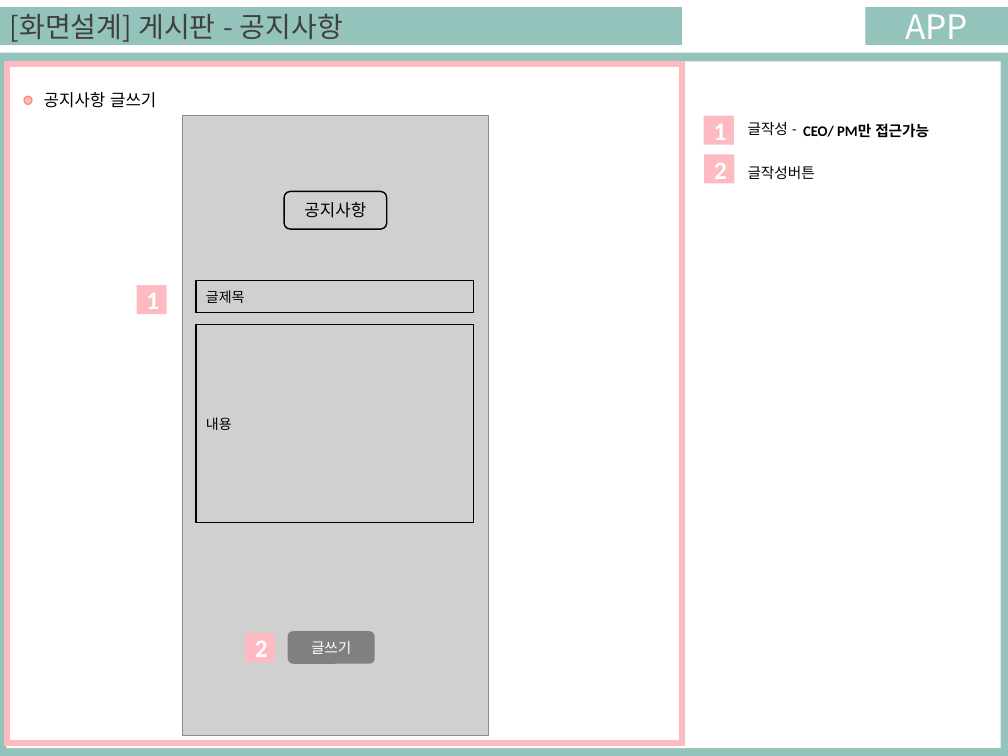
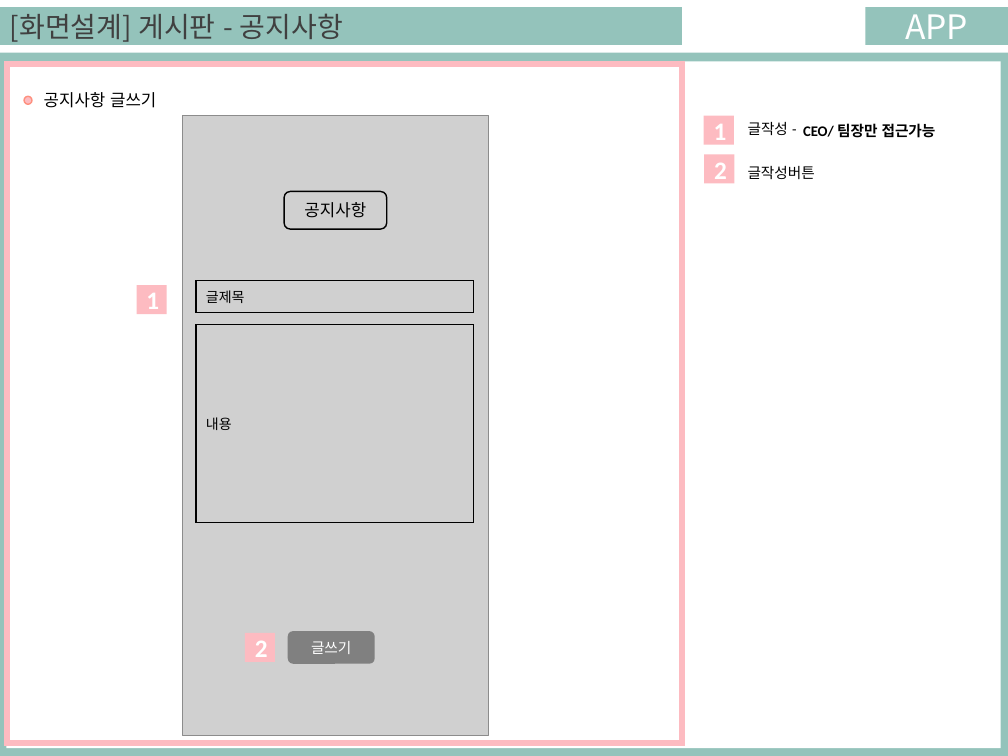
Before and after one commit to ezenteam03/project06, a slide deck: slide 77 of WebContent/HANA/PPT/0508 합본.pptx (slide 19 before the commit). Drawn at 1008x756 pixels with LibreOffice and Linux fonts; fonts in the diff are those of the drawing; grey boxes stand for pictures. Boxes give left, top, right and bottom in pixels: in the first picture for what was removed or moved away, otherwise in the second. Text is boxed around its words. In the diff, an @@ line names an element or a change of style, - is before the commit and + after.

```diff
--- a/WebContent/HANA/PPT/0508 합본.pptx
+++ b/WebContent/HANA/PPT/0508 합본.pptx
@@ text at [803, 123, 936, 138]: text changed @@
-CEO/ PM만 접근가능
+CEO/ 팀장만 접근가능
```
Also in this commit, not shown: 18 other slides changed, 64 slides added.
